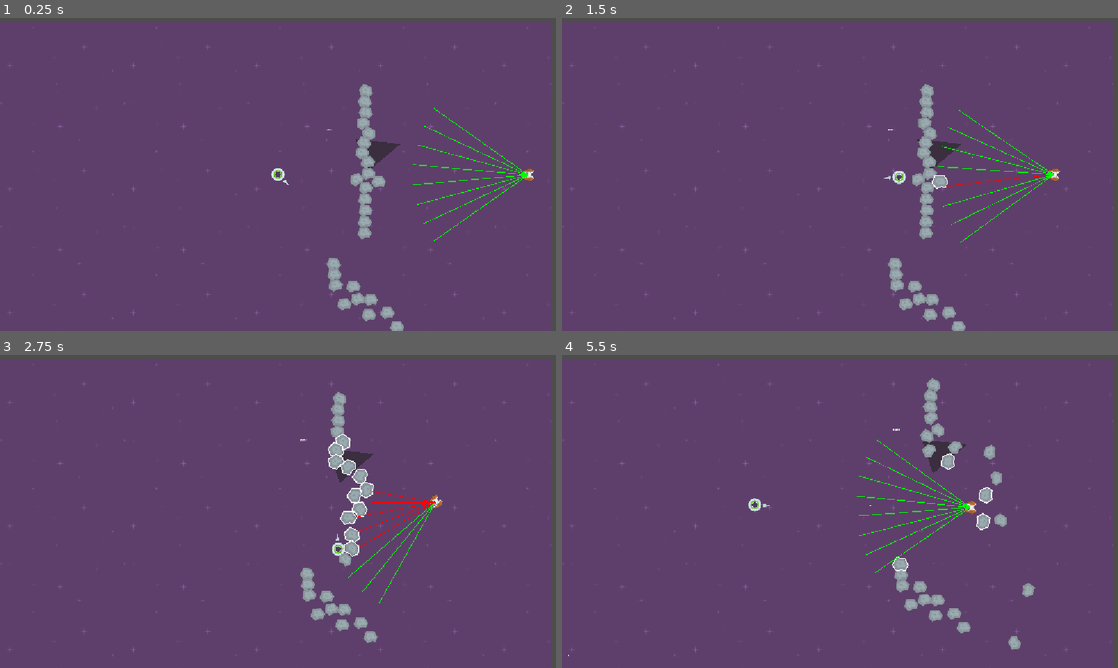
Above: before the commit, frames 1-4 (two rows, left to right).
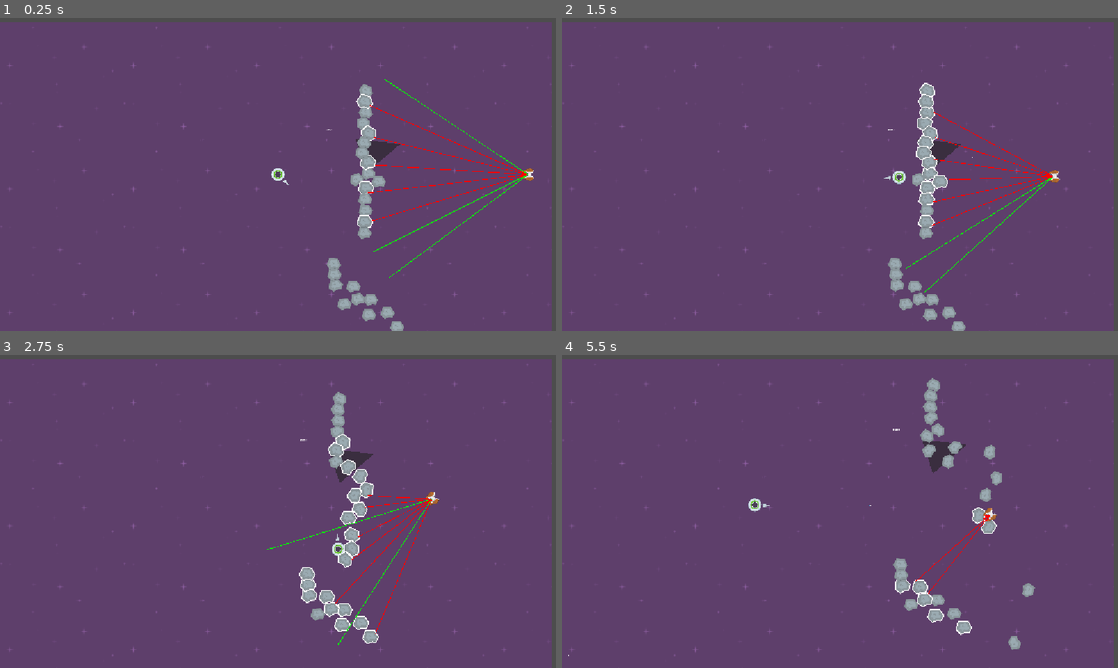
Above: after the commit, the same moments.

Repository: BlackSabre/SpeedySaucer
Game: Godot game, scene res://scenes/levels/level_1.tscn
The game is run twice, just before and just after one commit, with the same random seed, the same clock (stepped at 60 frames per second) and the same inputs.
Inputs (mouse positions are in pixels of both pictures, inside the frame that each line leads up to):
- Up to frame 1 (0.25 s): no input
- Up to frame 2 (1.5 s): move the mouse to (962, 158) at 0.52 s; hold D (move_right) 0.53-1.28 s; click (962, 158) at 0.67 s; move the mouse to (728, 190) at 1.27 s; hold S (move_down) from 1.28 s (still down)
- Up to frame 3 (2.75 s): move the mouse to (333, 442) at 2.02 s; release S (move_down) at 2.03 s; hold D (move_right) from 2.03 s (still down)
- Up to frame 4 (5.5 s): move the mouse to (812, 574) at 2.77 s; release D (move_right) at 2.78 s; hold W (move_up) 2.78-3.53 s; click (812, 574) at 2.92 s; move the mouse to (1006, 558) at 3.52 s; hold A (move_left) 3.53-5.03 s; move the mouse to (673, 464) at 4.27 s; move the mouse to (867, 511) at 5.02 s; hold S (move_down) from 5.03 s (still down); click (867, 511) at 5.17 s

The runs differ from the first frame. In frame 1, 1.0% of the frame differs, in the area x 64-96%, y 19-84%; in frame 2, 1.1%, in the area x 61-90%, y 20-88%; in frame 3, 1.0%; in frame 4, 1.1%.

Commit message:
Steering Manager Fixed
Enemy should now pathfind correctly to target interests while avoiding obstacles. Also includes wall detection to help prevent getting stuck. This commit is before attempting to add hysteresis

Diff:
--- a/scenes/entities/enemies/enemy.gd
+++ b/scenes/entities/enemies/enemy.gd
@@ -1,12 +1,12 @@
 extends CharacterBody2D
 
 @export var move_speed: float = 300
-@export var turn_speed: float = 2
+@export var turn_rate: float = 1
 @export var max_turn_radians: float = 5
 @export var attack_move_speed: float = 750
 @export var accleration_factor: float = 50
 @export var raycaster: Raycaster
-@export var steering_manager: SteeringManager
+#@export var steering_manager: SteeringManager
 
 @export var angle_slerp_switch: float = 0.55
 @export var continuous_slerp_rate: float = 3.0
@@ -46,18 +46,20 @@
 	current_state = EnemyState.CREATE_DISTANCE
 	target_player = get_tree().get_first_node_in_group("Players")
 	desired_normalized_direction = (target_player.global_position - global_position).normalized()
+	current_direction = desired_normalized_direction
 	look_at(target_player.global_position)
 
 
-func _physics_process(_delta: float) -> void:
+func _physics_process(delta: float) -> void:
 	var ray_result_data: Array[RayResult] = _calculate_ray_data()
 	var weighted_goal_direction: Vector2 = _calculate_direction(ray_result_data)
 
-	var angle = weighted_goal_direction.angle()
-	print(weighted_goal_direction)
+	var direction_lerp_weight: float = 1.0 - exp(-turn_rate * delta)
+	current_direction = lerp(current_direction, weighted_goal_direction, direction_lerp_weight).normalized()
+	var angle = current_direction.angle()
 
-	rotation = lerp_angle(rotation, angle, 0.05)
-	velocity = weighted_goal_direction * move_speed
+	rotation = lerp_angle(rotation, angle, 0.2)
+	velocity = current_direction * move_speed
 
 	move_and_slide()
 
@@ -65,19 +67,18 @@
 func _calculate_ray_data() -> Array[RayResult]:
 	var ray_exclusion_rid_array: Array[RID] = [self.get_rid(), target_player.get_rid()]
 	desired_normalized_direction = (target_player.global_position - global_position).normalized()
-	return raycaster.cast_rays_in_direction(desired_normalized_direction, collision_mask, ray_exclusion_rid_array)
+	return raycaster.cast_rays_in_direction(current_direction, collision_mask, ray_exclusion_rid_array)
 
 
-func _calculate_direction(ray_result_data: Array[RayResult]):
+func _calculate_direction(ray_result_data: Array[RayResult]) -> Vector2:
 	var steering_manager_settings = SteeringManagerSettings.new()
 	var target_global_positions: Array[Vector2]
 
 	target_global_positions.append(target_player.global_position)
 	steering_manager_settings.source_global_position = global_position
 	steering_manager_settings.target_global_positions = target_global_positions
-	steering_manager_settings.normalized_current_direction = Vector2.RIGHT
+	steering_manager_settings.normalized_current_direction = current_direction.normalized()
 	steering_manager_settings.ray_results = ray_result_data
-	steering_manager_settings.target_global_positions = target_global_positions
 	steering_manager_settings.ray_length = raycaster.ray_length
 
-	return steering_manager.calculate_direction(steering_manager_settings)
+	return SteeringManager.calculate_direction(steering_manager_settings)
--- a/scenes/entities/enemies/enemy.tscn
+++ b/scenes/entities/enemies/enemy.tscn
@@ -3,18 +3,15 @@
 [ext_resource type="Script" uid="uid://bkfwwh4nvjceg" path="res://scenes/entities/enemies/enemy.gd" id="1_67neu"]
 [ext_resource type="Texture2D" uid="uid://c0qob77ivtlw5" path="res://assets/kenney_space-shooter-redux/PNG/Enemies/enemyRed1.png" id="2_ktqfp"]
 [ext_resource type="PackedScene" uid="uid://d0ff62v2gku3o" path="res://scenes/entities/utilities/raycaster/raycaster.tscn" id="3_c8ylr"]
-[ext_resource type="Script" uid="uid://cl4i3fqnwfhwg" path="res://scenes/entities/utilities/steering_behaviours/steering_manager.gd" id="4_pm80n"]
 
 [sub_resource type="CircleShape2D" id="CircleShape2D_7i4tb"]
 radius = 36.013885
 
-[node name="Enemy" type="CharacterBody2D" unique_id=1735677195 node_paths=PackedStringArray("raycaster", "steering_manager")]
+[node name="Enemy" type="CharacterBody2D" unique_id=1735677195 node_paths=PackedStringArray("raycaster")]
 collision_layer = 4
 collision_mask = 14
 script = ExtResource("1_67neu")
-move_speed = 200.0
 raycaster = NodePath("Raycaster")
-steering_manager = NodePath("SteeringManager")
 
 [node name="Sprite2D" type="Sprite2D" parent="." unique_id=2082000728]
 rotation = 4.712389
@@ -24,8 +21,6 @@
 shape = SubResource("CircleShape2D_7i4tb")
 
 [node name="Raycaster" parent="." unique_id=408926492 instance=ExtResource("3_c8ylr")]
+ray_length = 1200
 number_of_raycasts = 8
 debug = true
-
-[node name="SteeringManager" type="Node2D" parent="." unique_id=1099006069]
-script = ExtResource("4_pm80n")
--- a/scenes/entities/utilities/raycaster/raycast_result.gd
+++ b/scenes/entities/utilities/raycaster/raycast_result.gd
@@ -7,6 +7,7 @@
 var normal: Vector2
 var distance_to_hit: float
 var collider: Variant
+var is_wall: bool = false
 
 func print_values():
 	var direction_str = "direction: %s, target_position: %s, hit_position: %s, distance_to_hit: %s, collider: %s" % [normalized_direction, target_position, hit_position, distance_to_hit, collider.name if hit else null]
--- a/scenes/entities/utilities/raycaster/raycaster.gd
+++ b/scenes/entities/utilities/raycaster/raycaster.gd
@@ -3,7 +3,7 @@
 @export_range(1, 5000)
 var ray_length: int = 800
 
-@export_range(1, 100)
+@export_range(4, 100)
 var number_of_raycasts: int = 2
 
 @export_range(1, 180)
@@ -17,17 +17,14 @@
 var _space_state: PhysicsDirectSpaceState2D
 var _raycast_settings: RaycastSettings
 
-func _ready() -> void:
+func cast_rays_in_direction(current_direction: Vector2, collision_mask: int = 0, exclusion_rid_array: Array[RID] = []) -> Array[RayResult]:
+	_ray_result_array.clear()
+	_space_state = get_world_2d().direct_space_state
+
 	_raycast_settings = RaycastSettings.new()
-	_space_state = get_world_2d().direct_space_state
 	_raycast_settings.ray_length = ray_length
 	_raycast_settings.number_of_raycasts = number_of_raycasts
 	_raycast_settings.degrees_between_raycasts = degrees_between_raycasts
-
-
-func cast_rays_in_direction(current_direction: Vector2, collision_mask: int = 0, exclusion_rid_array: Array[RID] = []) -> Array[RayResult]:
-	_ray_result_array.clear()
-
 	_raycast_settings.current_direction = current_direction
 	_raycast_settings.collision_mask = collision_mask
 	_raycast_settings.exclusion_rid_array = exclusion_rid_array
@@ -54,6 +51,7 @@
 		target_position
 	)
 
+	raycast_query_parameters.collision_mask = _raycast_settings.collision_mask
 	raycast_query_parameters.exclude = _raycast_settings.exclusion_rid_array
 
 	return _space_state.intersect_ray(raycast_query_parameters)
@@ -85,7 +83,7 @@
 		if not(ray_result.hit):
 			continue
 
-		var obstacle = ray_result.collider
+		var obstacle: Object = ray_result.collider
 		if obstacle.has_method("outline_sprite"):
 			obstacle.outline_sprite()
 
--- a/scenes/entities/utilities/steering_behaviours/steering_manager.gd
+++ b/scenes/entities/utilities/steering_behaviours/steering_manager.gd
@@ -1,6 +1,6 @@
-class_name SteeringManager extends Node2D
+class_name SteeringManager extends RefCounted
 
-func calculate_direction(steering_manager_settings: SteeringManagerSettings) -> Vector2:
+static func calculate_direction(steering_manager_settings: SteeringManagerSettings) -> Vector2:
 	var interest_weights: Array[float] = []
 	var danger_weights: Array[float] = []
 	var final_interest_weights: Array[float] = []
@@ -12,6 +12,8 @@
 
 	assert(ray_length > 0)
 
+	ray_results = _detect_wall_hits(ray_results)
+
 	for ray: RayResult in ray_results:
 		var danger_weight: float = _calculate_danger_weight(ray, ray_length)
 		var interest_weight: float = _calculate_interest_weight(ray, normalized_current_direction, source_global_position, target_global_positions)
@@ -20,19 +22,18 @@
 		interest_weights.append(interest_weight)
 
 	danger_weights = _propagate_danger_weights(danger_weights)
+	interest_weights = _avoid_blocked_regions(ray_results, interest_weights, danger_weights, normalized_current_direction)
 
 	# Subtract danger weights from interest weights and apply to direction
-	for i in interest_weights.size():
+	for i: int in interest_weights.size():
 		var calculated_weight: float = clampf(interest_weights[i] - danger_weights[i], 0, 1)
 		final_interest_weights.append(calculated_weight)
 
-
 	var final_direction: Vector2 = _calculate_final_direction(final_interest_weights, ray_results)
-	_do_wall_stuff(final_direction, ray_results)
 	return final_direction
 
 
-func _calculate_danger_weight(ray: RayResult, ray_length: int) -> float:
+static func _calculate_danger_weight(ray: RayResult, ray_length: int) -> float:
 	var weight: float = 0
 	if ray.hit:
 		weight = clampf(1 - (ray.distance_to_hit / ray_length), 0, 1)
@@ -40,7 +41,7 @@
 	return weight
 
 
-func _calculate_interest_weight(ray: RayResult,
+static func _calculate_interest_weight(ray: RayResult,
 	normalized_current_direction: Vector2,
 	source_global_position: Vector2,
 	target_global_positions: Array[Vector2]) -> float:
@@ -48,46 +49,43 @@
 	var highest_weight: float = 0
 
 	for target_position: Vector2 in target_global_positions:
-		var direction_to_target = source_global_position.direction_to(target_position)
-		var target_alignment = clampf(direction_to_target.dot(ray.normalized_direction), 0, 1)
-		var current_direction_alignment = clampf(ray.normalized_direction.dot(normalized_current_direction), 0, 1)
+		var direction_to_target: Vector2 = source_global_position.direction_to(target_position)
+		var target_alignment: float = clampf(direction_to_target.dot(ray.normalized_direction), 0, 1)
+		var current_direction_alignment: float = clampf(ray.normalized_direction.dot(normalized_current_direction), 0, 1)
 		var weight: float = (target_alignment * 0.8) + (current_direction_alignment * 0.2)
 
 		# Use highest interest as the final weight
-		highest_weight = max(highest_weight, weight)
+		highest_weight = maxf(highest_weight, weight)
+
 
 	return highest_weight
 
 
-func _propagate_danger_weights(danger_weights: Array[float]) -> Array[float]:
+static func _propagate_danger_weights(danger_weights: Array[float]) -> Array[float]:
 	if danger_weights.is_empty():
 		return danger_weights
 
 	var propagated_weights: Array[float] = danger_weights.duplicate()
-	for i: int in danger_weights.size():
-		var weight: float = danger_weights[i]
+	var neighbour_propagation_limit: int = 2 # number of neigbouring rays to spread danger to
+	var number_of_weights: int = danger_weights.size()
+	var danger_spread_factor: float = 0.6
 
-		if is_zero_approx(weight):
-			continue
+	for i: int in number_of_weights:
+		for offset in range(1, neighbour_propagation_limit + 1):
+			var distance_decay_spread: float = pow(danger_spread_factor, offset)
 
-		var propagated_weight: float = weight * 0.6
+			if i - offset >= 0:
+				propagated_weights[i] = maxf(propagated_weights[i],
+					danger_weights[i - offset] * distance_decay_spread)
 
-		if i > 0:
-			propagated_weights[i - 1] = max(
-				propagated_weights[i - 1],
-				propagated_weight
-			)
-
-		if i < danger_weights.size() - 1:
-			propagated_weights[i + 1] = max(
-				propagated_weights[i + 1],
-				propagated_weight
-			)
+			if i + offset < number_of_weights:
+				propagated_weights[i] = maxf(propagated_weights[i],
+					danger_weights[i + offset] * distance_decay_spread)
 
 	return propagated_weights
 
 
-func _calculate_final_direction(final_interest_weights: Array[float], ray_results: Array[RayResult]) -> Vector2:
+static func _calculate_final_direction(final_interest_weights: Array[float], ray_results: Array[RayResult]) -> Vector2:
 	if final_interest_weights.is_empty():
 		return Vector2.ZERO
 
@@ -115,13 +113,83 @@
 	# Blend next neighbouring direction
 	if best_weight_index < final_interest_weights.size() - 1:
 		var next_weight_index: int = best_weight_index + 1
-		var next_weight = final_interest_weights[next_weight_index]
+		var next_weight: float = final_interest_weights[next_weight_index]
 
 		if next_weight >= minimum_blend_weight:
 			final_direction += ray_results[next_weight_index].normalized_direction * next_weight
 
 	return final_direction.normalized()
 
+# Marks rays as a wall if there are a certain number of sequental ray hits
+static func _detect_wall_hits(ray_results: Array[RayResult]) -> Array[RayResult]:
+	var rays := ray_results.duplicate()
+	var ray_wall_threshold: int = maxi(int(ray_results.size() / 4.0), 4) # The number of sequential rays to assume a wall exists
+	var successive_hits: int = 0
 
-func _do_wall_stuff(direction: Vector2, ray_results: Array[RayResult]):
-	pass
+	# Clear all is_wall flags
+	for ray: RayResult in ray_results:
+		ray.is_wall = false
+
+	for ray_index in rays.size():
+		var ray: RayResult = rays[ray_index]
+		if not(ray.hit):
+			successive_hits = 0
+			continue
+
+		successive_hits += 1
+		if successive_hits >= ray_wall_threshold:
+			# Treating this and previous hits as walls, so we need to backtrack and
+			# mark them as such
+			for i in range(0, ray_wall_threshold):
+				rays[ray_index - i].is_wall = true
+
+	return rays
+
+# Attempts to avoid sequential regions of blocked ray casts.
+static func _avoid_blocked_regions(ray_results: Array[RayResult],
+	interest_weights: Array[float],
+	danger_weights: Array[float],
+	normalized_current_direction: Vector2) -> Array[float]:
+	if ray_results.is_empty():
+		return interest_weights
+
+	const BLOCKED_DANGER_THRESHOLD: float = 0.5 # Danger at or above this counts as blocked
+	const MIN_VIABLE_INTEREST: float = 0.3 # Best final interest below this counts as stuck
+
+	var wall_exists: bool = false
+	var best_raw_interest: float = 0.0
+	var best_final_interest: float = 0.0
+	var most_aligned_weight: float = -INF # Interest weight that is most aligned to the current direction
+	var most_aligned_ray_index: int = -1 # Ray index that is most aligned to the current direction
+
+	for i: int in range(ray_results.size()):
+		var ray: RayResult = ray_results[i]
+		if ray.is_wall:
+			wall_exists = true
+
+		best_raw_interest = maxf(best_raw_interest, interest_weights[i])
+		best_final_interest = maxf(best_final_interest, interest_weights[i] - danger_weights[i])
+
+		# Candidate fallback: an unobstructed, low-danger ray closest to the current heading
+		if not ray.hit and danger_weights[i] < BLOCKED_DANGER_THRESHOLD:
+			var alignment: float = normalized_current_direction.dot(ray.normalized_direction)
+			if alignment > most_aligned_weight:
+				most_aligned_weight = alignment
+				most_aligned_ray_index = i
+
+	# Nothing to fix: no walls, no target, or a good option already exists
+	if not wall_exists or is_zero_approx(best_raw_interest):
+		return interest_weights
+	if best_final_interest >= MIN_VIABLE_INTEREST:
+		return interest_weights
+
+	if most_aligned_ray_index >= 0:
+		interest_weights[most_aligned_ray_index] = 1.0
+	else:
+		# No safe ray exists. Pick the first or last ray depending on current direction
+		var last_index: int = ray_results.size() - 1
+		var first_dot: float = normalized_current_direction.dot(ray_results[0].normalized_direction)
+		var last_dot: float = normalized_current_direction.dot(ray_results[last_index].normalized_direction)
+		interest_weights[0 if first_dot > last_dot else last_index] = 1.0
+
+	return interest_weights
--- a/scenes/levels/level_1.tscn
+++ b/scenes/levels/level_1.tscn
@@ -58,6 +58,7 @@
 
 [node name="Enemy" parent="Enemies" unique_id=1735677195 instance=ExtResource("5_sk5k4")]
 position = Vector2(1443, 322)
+move_speed = 200.0
 
 [node name="Obstacles" type="Node2D" parent="." unique_id=811036353]
 
